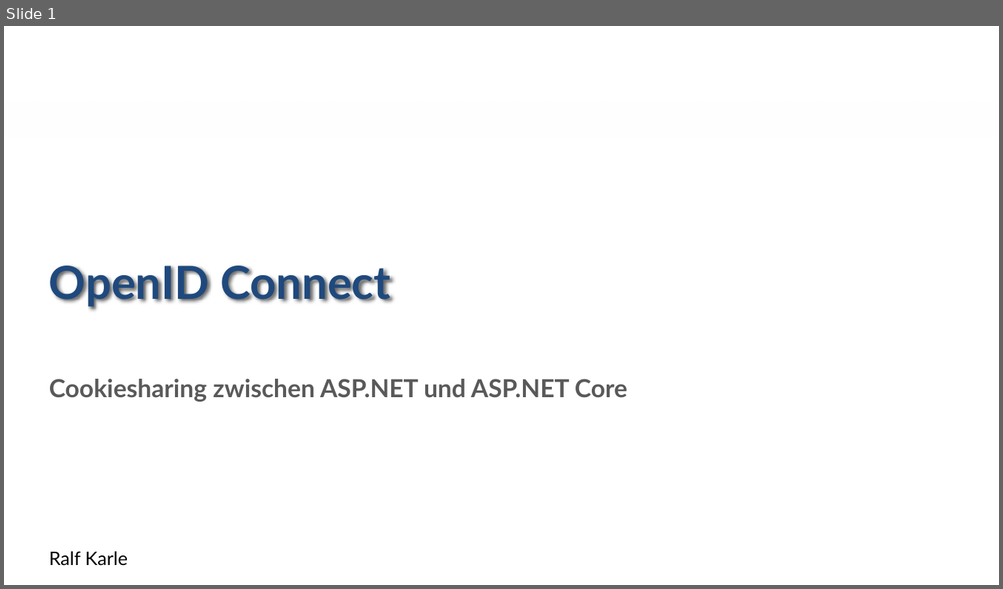
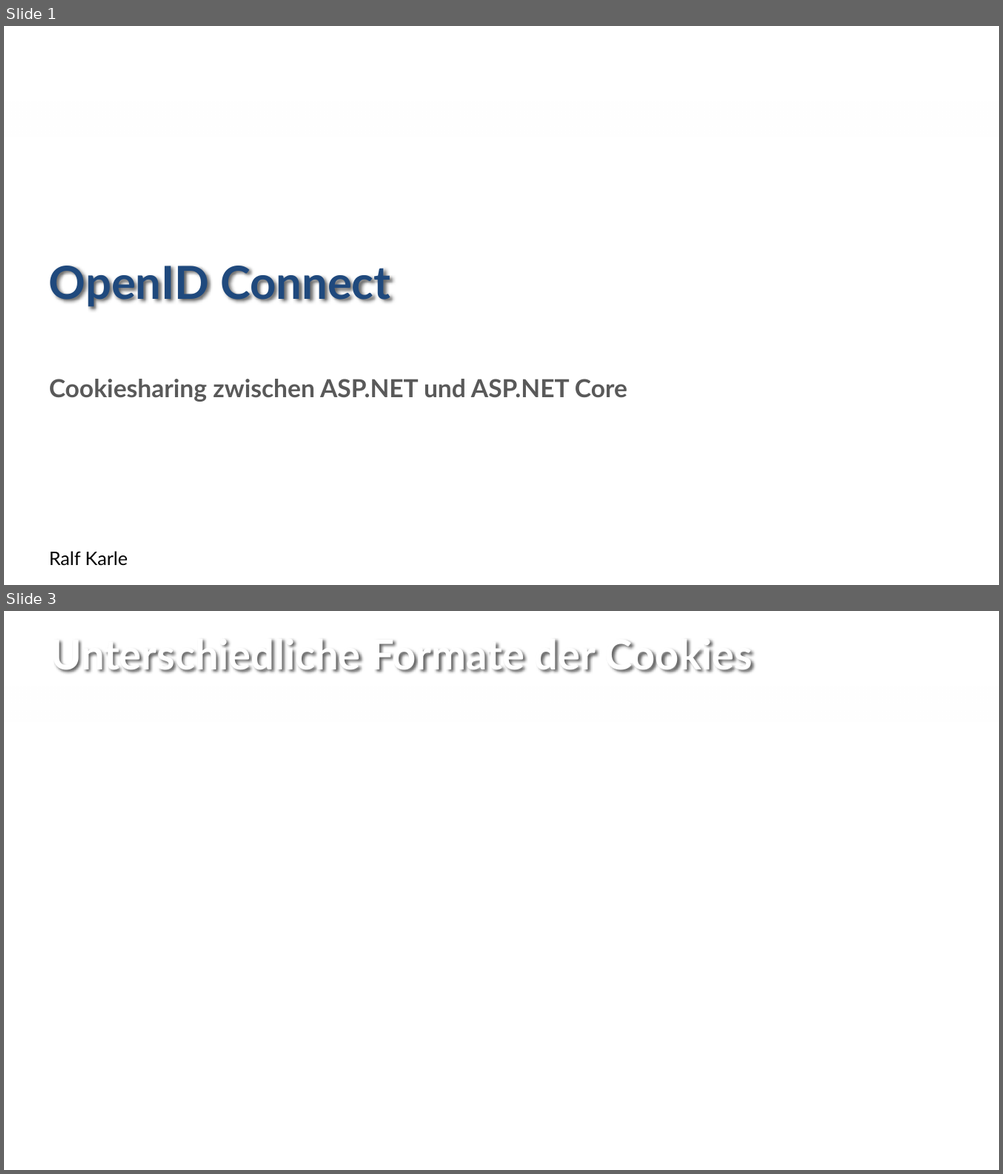
Before and after one commit to rlfkrl/NetCologne2017, a slide deck: open id connect - share cookies.pptx. Shown one above the other, each under a label of ours: slide 1 before the commit, slides 1 and 3 after it; the slides between them are not shown. The pictures are 1003x589 and 1003x1174 pixels, drawn with LibreOffice and Linux fonts; fonts in the diff are those of the drawing; background and template pictures are left out. Boxes give left, top, right and bottom in pixels: in the first picture for what was removed or moved away, otherwise in the second. Text is boxed around its words. In the diff, an @@ line names an element or a change of style, - is before the commit and + after.

Commit message:
cookie

```diff
--- a/open id connect - share cookies.pptx
+++ b/open id connect - share cookies.pptx
@@ slide 3 added at (4, 611, 999, 1170), background #FFFFFF; not listed: 1 template element that a slide beside it also shows @@
@@ title added at (51, 640, 751, 673), 40 pt, text #FFFFFF, bold @@
+Unterschiedliche Formate der Cookies
```
Also in this commit, not shown: 1 other slide added, 1 slide removed.
